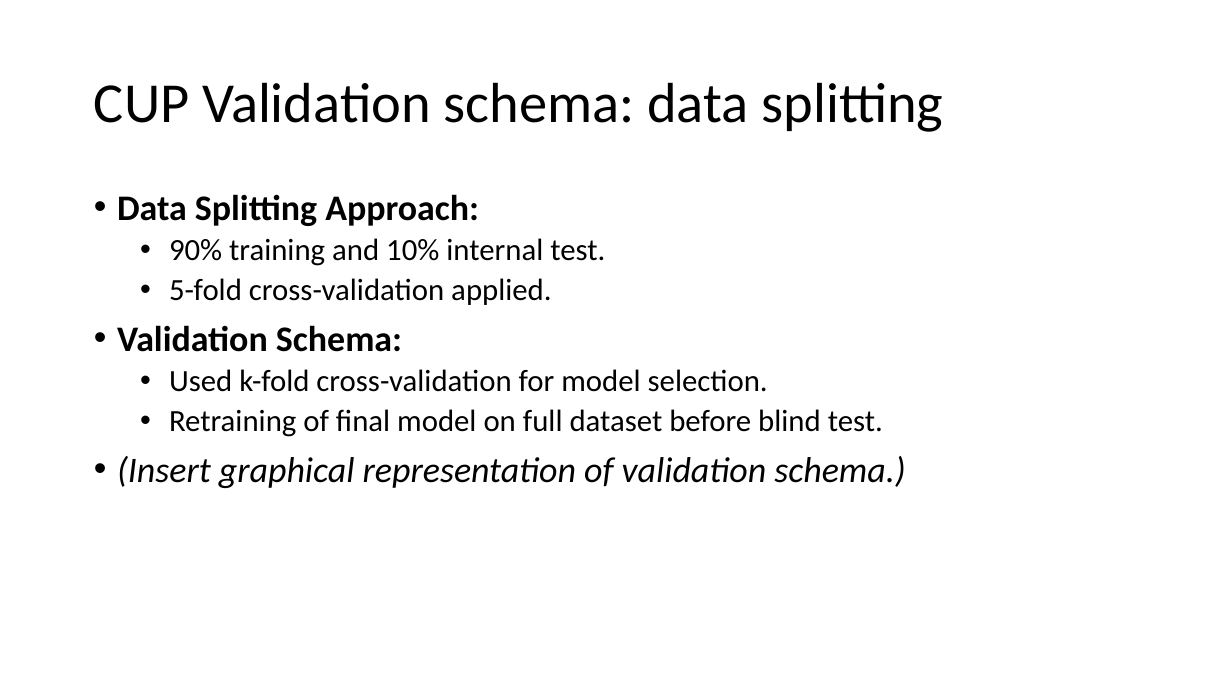
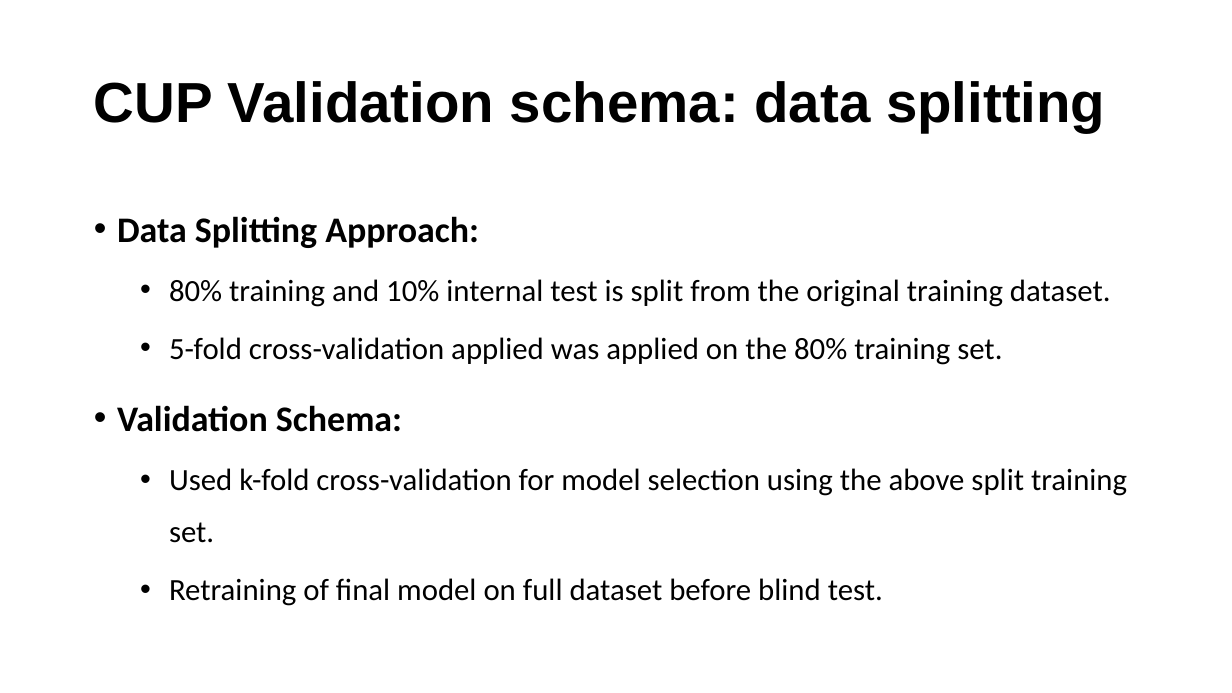
Before and after one commit to Tsion-Ketema/Machine_learning_project_2024, a slide deck: slide 13 of report_slide.pptx (slide 8 before the commit). Drawn at 1232x693 pixels with LibreOffice and Linux fonts; fonts in the diff are those of the drawing. Boxes give left, top, right and bottom in pixels: in the first picture for what was removed or moved away, otherwise in the second. Text is boxed around its words. In the diff, an @@ line names an element or a change of style, - is before the commit and + after.

```diff
--- a/report_slide.pptx
+++ b/report_slide.pptx
@@ title "CUP Validation schema: data splitting" at [94, 81, 1105, 132]: font Calibri to Arial, bold on @@
@@ text at [117, 216, 883, 606]: line spacing 0.9 to 1.4 @@
@@ text at [169, 279, 1111, 365]: text changed @@
-  • 90% training and 10% internal test.
-  • 5-fold cross-validation applied.
+  • 80% training and 10% internal test is split from the original training dataset.
+  • 5-fold cross-validation applied was applied on the 80% training set.
@@ text at [117, 456, 905, 488]: paragraph removed @@
-• (Insert graphical representation of validation schema.)
@@ text at [169, 468, 1127, 543]: text changed @@
-  • Used k-fold cross-validation for model selection.
+  • Used k-fold cross-validation for model selection using the above split training set.
```
Also in this commit, not shown: 7 other slides changed, 8 slides added, 3 slides removed, 56 other files.
